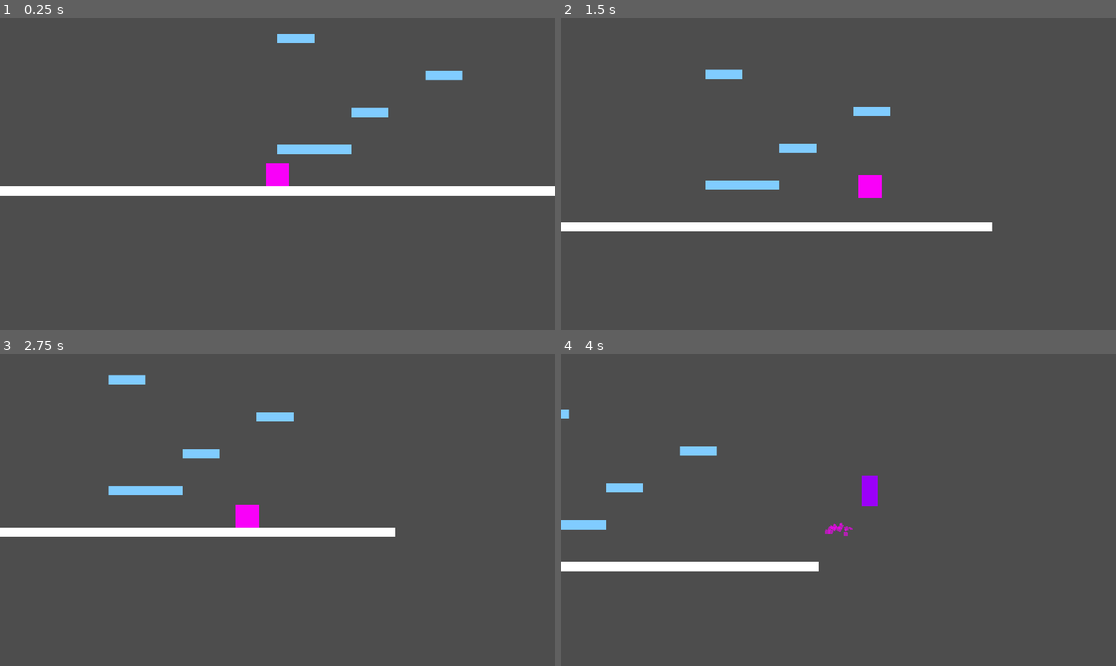
Above: before the commit, frames 1-4 (two rows, left to right).
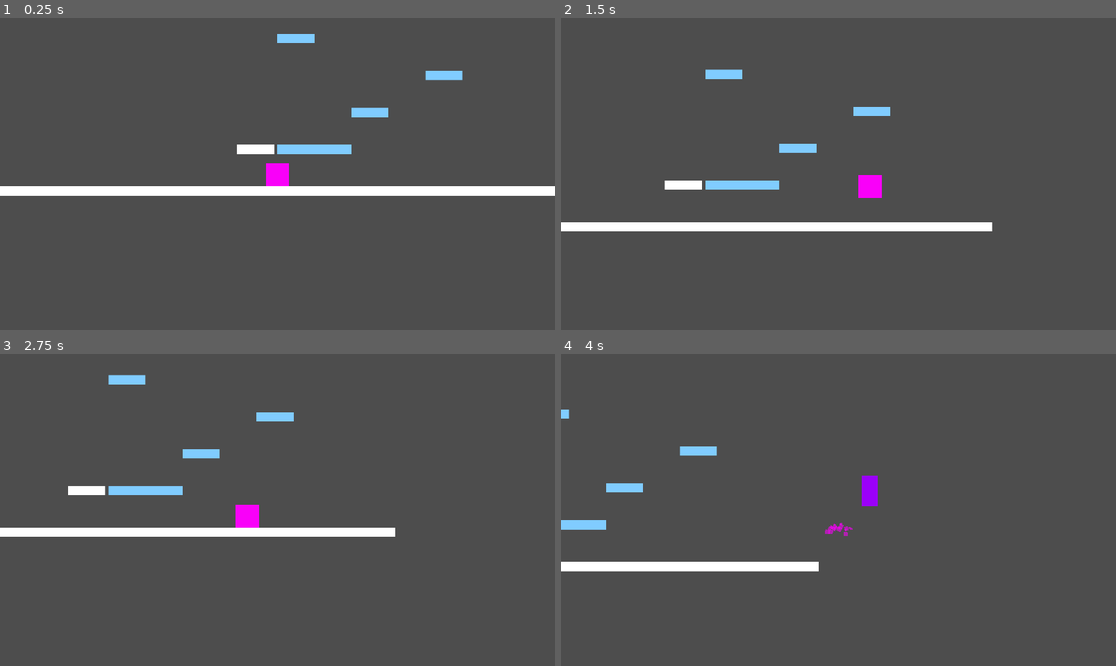
Above: after the commit, the same moments.

Repository: schathe/Platformer-Godot
Game: Godot game, scene res://scenes/game.tscn
The game is run twice, just before and just after one commit, with the same random seed, the same clock (stepped at 60 frames per second) and the same inputs.
Inputs:
- Up to frame 1 (0.25 s): no input
- Up to frame 2 (1.5 s): hold D (move_right) from 0.53 s (still down); tap Space (jump) at 0.77 s
- Up to frame 3 (2.75 s): tap Space (jump) at 1.52 s; release D (move_right) at 2.03 s; hold A (move_left) from 2.03 s (still down)
- Up to frame 4 (4 s): release A (move_left) at 2.78 s; hold D (move_right) from 2.78 s (still down); tap Space (jump) at 3.02, 3.77 s

The runs differ from the first frame. In frame 1, 0.2% of the frame differs, in the area x 42-50%, y 40-44%; in frame 2, 0.2%; in frame 3, 0.2%; in frame 4, nothing differs.
Error after the commit: Parse Error: Expected end of statement after expression, found ".." instead. (res://scenes/playground/platform/disappearing_plateform.gd:23)

Commit message:
feat(disapearing-platforms): add base logic and scene, wip

Diff:
--- /dev/null
+++ b/scenes/playground/platform/disappearing_plateform.gd
@@ -0,0 +1,33 @@
+extends StaticBody2D
+
+@export var disappearing_delay : float
+@export var reappearing_delay = 3.0
+@export var collision_shape : StaticBody2D
+
+@export var shape : ColorRect
+
+var touched = false
+var timer = 0.0
+
+var initial_scale = Vector2(1, 1)
+var initial_color = Color.WHITE
+
+var colors = preload("res://assets/colors.gd")
+
+# Called when the node enters the scene tree for the first time.
+func _ready() -> void:
+	if shape != null:
+		initial_scale = shape.scale
+		initial_color = shape.color
+
+	collision_shape..connect(_on_body_entered)
+
+
+# Called every frame. 'delta' is the elapsed time since the previous frame.
+func _process(delta: float) -> void:
+	pass
+
+
+func _on_body_entered(other) -> void:
+	if other.is_on_group("Player") and not touched:
+		print("bite")
--- /dev/null
+++ b/scenes/playground/platform/disappearing_platforms.tscn
@@ -0,0 +1,25 @@
+[gd_scene format=3 uid="uid://cs3dbhw756004"]
+
+[ext_resource type="Script" uid="uid://cxcfqlktgept5" path="res://scenes/playground/platform/disappearing_plateform.gd" id="1_qkt0x"]
+
+[sub_resource type="RectangleShape2D" id="RectangleShape2D_56pid"]
+size = Vector2(64, 15)
+
+[node name="DisappearingPlatforms" type="Node2D" unique_id=1263224276]
+
+[node name="DisappearingPlateformBody" type="StaticBody2D" parent="." unique_id=156361976 node_paths=PackedStringArray("collision_shape", "shape")]
+script = ExtResource("1_qkt0x")
+collision_shape = NodePath("DisappearingPlateformCollision")
+shape = NodePath("DisappearingPlateformColor")
+
+[node name="DisappearingPlateformColor" type="ColorRect" parent="DisappearingPlateformBody" unique_id=1877615236]
+offset_left = -32.0
+offset_top = -8.0
+offset_right = 32.0
+offset_bottom = 8.0
+metadata/_edit_use_anchors_ = true
+
+[node name="DisappearingPlateformCollision" type="CollisionShape2D" parent="DisappearingPlateformBody" unique_id=579462436]
+position = Vector2(0, -0.5)
+shape = SubResource("RectangleShape2D_56pid")
+one_way_collision = true
--- a/scenes/playground/playground.tscn
+++ b/scenes/playground/playground.tscn
@@ -1,6 +1,7 @@
 [gd_scene format=3 uid="uid://bqcytp5rapjqr"]
 
 [ext_resource type="PackedScene" uid="uid://bi76t386kdqam" path="res://scenes/playground/platform/platforms.tscn" id="1_sgctp"]
+[ext_resource type="PackedScene" uid="uid://cs3dbhw756004" path="res://scenes/playground/platform/disappearing_platforms.tscn" id="2_8absr"]
 
 [sub_resource type="Gradient" id="Gradient_uwrxv"]
 offsets = PackedFloat32Array(0.6987952, 0.97590363, 0.9879518)
@@ -29,17 +30,24 @@
 
 [node name="Platforms" type="Node2D" parent="." unique_id=363644857]
 
-[node name="OneWayPlatforms" parent="Platforms" unique_id=1273532387 instance=ExtResource("1_sgctp")]
+[node name="LVL_Tuto" type="Node2D" parent="Platforms" unique_id=982220715]
+
+[node name="OneWayPlatforms" parent="Platforms/LVL_Tuto" unique_id=1273532387 instance=ExtResource("1_sgctp")]
 position = Vector2(32, -72)
 
-[node name="OneWayPlatforms2" parent="Platforms" unique_id=1171615635 instance=ExtResource("1_sgctp")]
+[node name="OneWayPlatforms2" parent="Platforms/LVL_Tuto" unique_id=1171615635 instance=ExtResource("1_sgctp")]
 position = Vector2(96, -72)
 
-[node name="OneWayPlatforms3" parent="Platforms" unique_id=1454292817 instance=ExtResource("1_sgctp")]
+[node name="OneWayPlatforms3" parent="Platforms/LVL_Tuto" unique_id=1454292817 instance=ExtResource("1_sgctp")]
 position = Vector2(160, -136)
 
-[node name="OneWayPlatforms4" parent="Platforms" unique_id=140149892 instance=ExtResource("1_sgctp")]
+[node name="OneWayPlatforms4" parent="Platforms/LVL_Tuto" unique_id=140149892 instance=ExtResource("1_sgctp")]
 position = Vector2(288, -200)
 
-[node name="OneWayPlatforms5" parent="Platforms" unique_id=1625222985 instance=ExtResource("1_sgctp")]
+[node name="OneWayPlatforms5" parent="Platforms/LVL_Tuto" unique_id=1625222985 instance=ExtResource("1_sgctp")]
 position = Vector2(32, -264)
+
+[node name="DisappearingPlatforms" parent="Platforms/LVL_Tuto" unique_id=1263224276 instance=ExtResource("2_8absr")]
+position = Vector2(-38, -72)
+
+[node name="WorldBorders" type="Node2D" parent="." unique_id=208532559]
Not shown, added: scenes/playground/platform/disappearing_plateform.gd.uid
